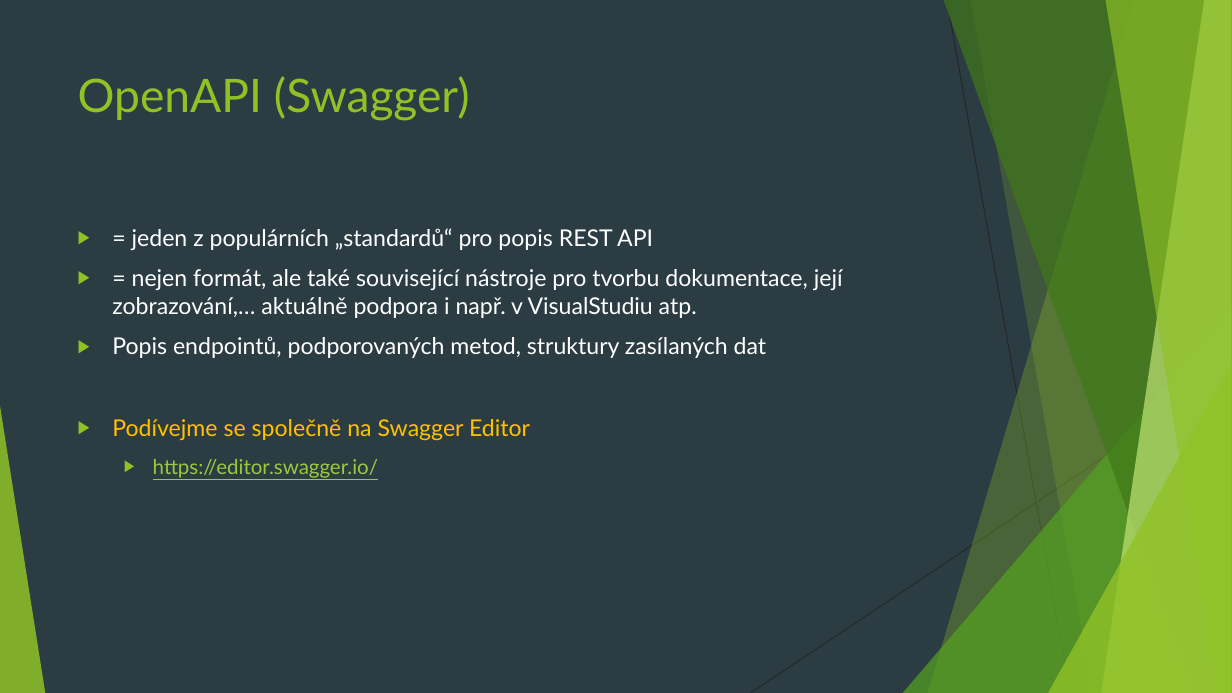
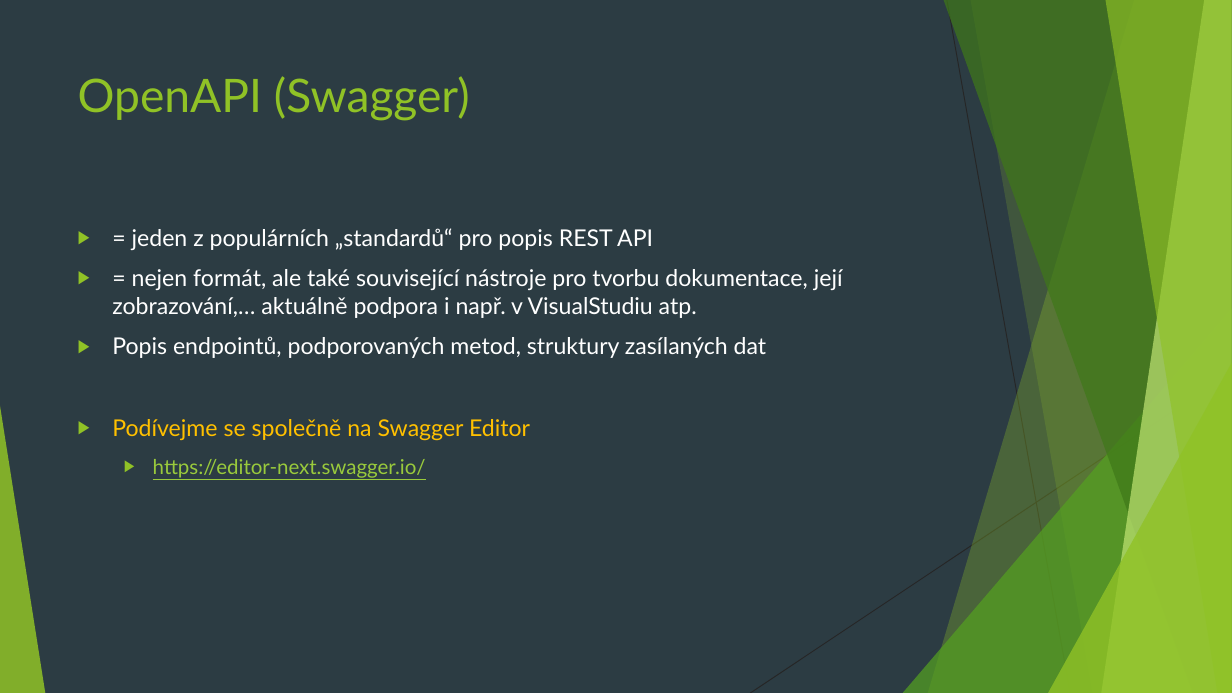
Before and after one commit to 4iz160/cviceni, a slide deck: slide 12 of 08-REST/cviceni-08.pptx. Drawn at 1232x693 pixels with LibreOffice and Linux fonts; fonts in the diff are those of the drawing. Boxes give left, top, right and bottom in pixels: in the first picture for what was removed or moved away, otherwise in the second. Text is boxed around its words. In the diff, an @@ line names an element or a change of style, - is before the commit and + after.

Commit message:
odkaz na swagger editor

```diff
--- a/08-REST/cviceni-08.pptx
+++ b/08-REST/cviceni-08.pptx
@@ text at bbox=[153, 459, 426, 478]: text changed @@
-  ▶ https://editor.swagger.io/
+  ▶ https://editor-next.swagger.io/
```
Also in this commit, not shown: 1 other file.
